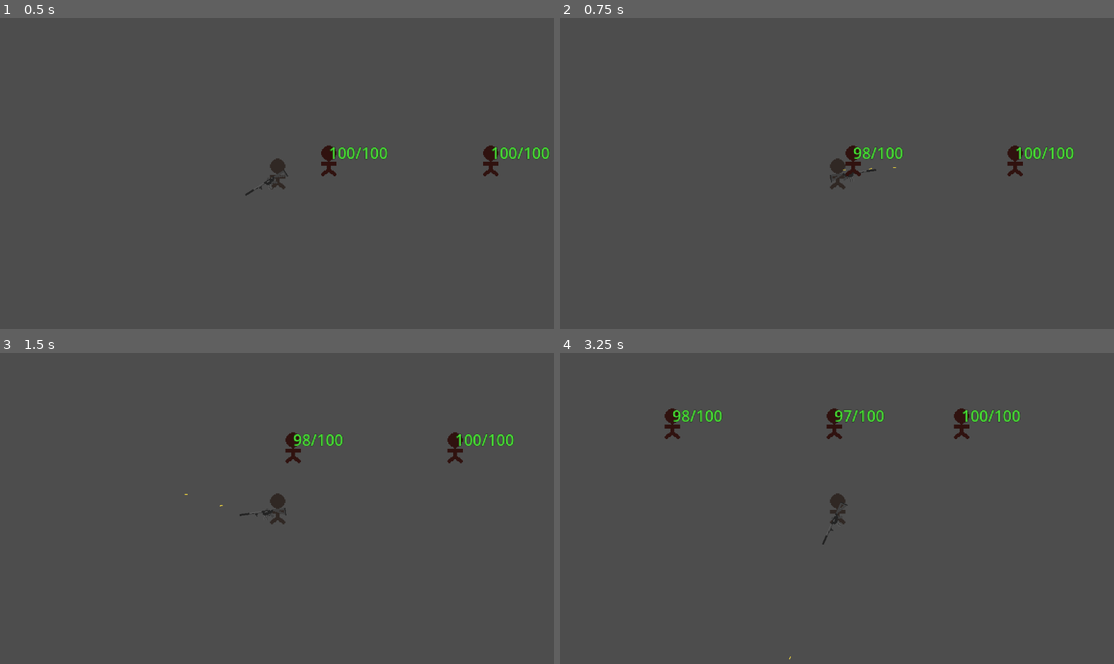
Above: before the commit, frames 1-4 (two rows, left to right).
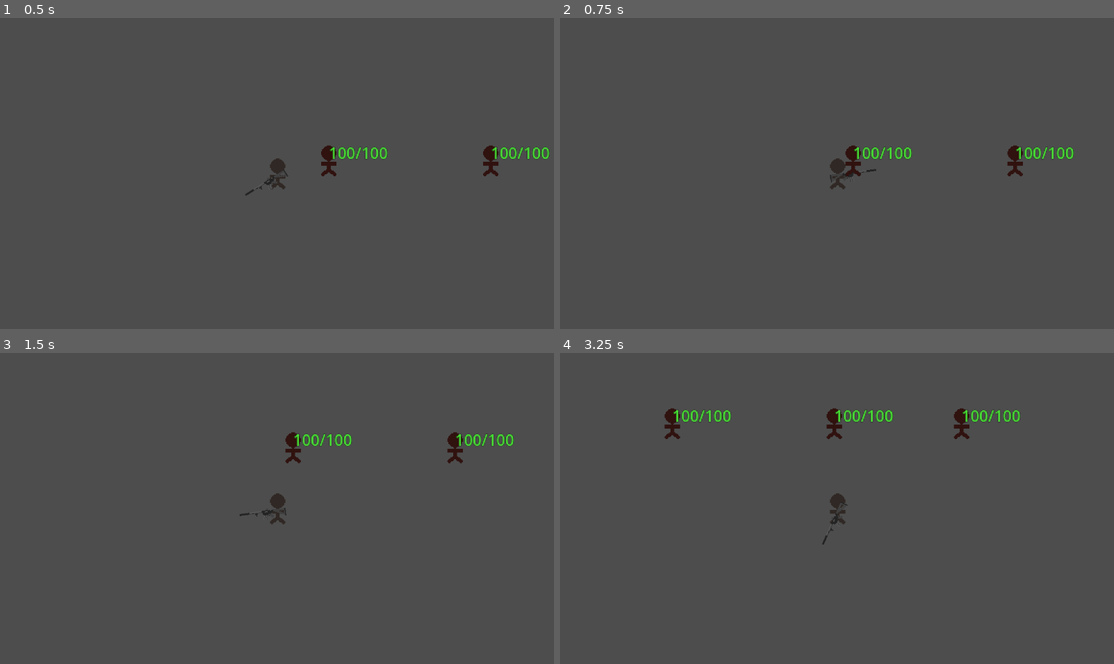
Above: after the commit, the same moments.

Repository: ExHilEr8/Personal-Game-Jam
Game: Godot game, scene res://scenes/main.tscn
Same seed, same stepped clock (60 frames per second), same inputs: the game is played once before the commit and once after it. Sound files missing from this copy of the repository are replaced by a short silence.
Inputs (mouse positions are in pixels of both pictures, inside the frame that each line leads up to):
- Up to frame 1 (0.5 s): no input
- Up to frame 2 (0.75 s): tap Enter at 0.5 s; move the mouse to (958, 157) at 0.52 s; press the mouse at (958, 157) at 0.53 s; hold D (move_right) from 0.53 s (still down)
- Up to frame 3 (1.5 s): tap Space at 1.25 s; move the mouse to (166, 524) at 1.27 s; release D (move_right) at 1.28 s; release the mouse at (166, 524) at 1.28 s; hold S (move_down) from 1.28 s (still down); click (166, 524) at 1.35 s
- Up to frame 4 (3.25 s): move the mouse to (892, 440) at 2.02 s; release S (move_down) at 2.03 s; press the mouse at (892, 440) at 2.03 s; hold D (move_right) 2.03-2.78 s; tap Enter at 2.75 s; move the mouse to (809, 570) at 2.77 s; release the mouse at (809, 570) at 2.78 s; hold W (move_up) from 2.78 s (still down); click (809, 570) at 2.85 s

Frame 1 is identical in both runs. In frame 2, 0.2% of the frame differs, in the area x 51-64%, y 41-50%; in frame 3, 0.2%; in frame 4, 0.4%, in the area x 20-61%, y 18-99%.
Error after the commit: Parse Error: Identifier "time_to_last_shot" not declared in the current scope. (res://scenes/Weapon.gd:334)

Commit message:
Rearranged Weapon.gd

Diff:
--- a/scenes/Weapon.gd
+++ b/scenes/Weapon.gd
@@ -20,6 +20,7 @@
 @export_subgroup("Projectile Options")
 @export var projectile_even_spread: bool = false
 @export var is_hitscan: bool = false
+@export_subgroup("Hitscan Misc Options")
 @export var hitscan_ray_length: float = float(2000)
 @export var hitscan_collision_mask: int = CollisionConstants.get_final_layer([CollisionConstants.ENEMY, CollisionConstants.WALL])
 @export var hitscan_custom_instance_point: Vector2 = Vector2(0,0)
@@ -42,11 +43,11 @@
 
 @export_group("Misc")
 @export var allow_queued_firing: bool = true
-@export var queue_firing_delay: float = float(0.1) :
+@export var time_left_to_queue: float = float(0.1) :
 	get:
-		return queue_firing_delay
+		return time_left_to_queue
 	set(value):
-		queue_firing_delay = clamp(float(value), float(0), float(1))
+		time_left_to_queue = clamp(float(value), float(0), float(1))
 
 @export_category("Resources")
 @export var physics_projectile: PackedScene
@@ -166,25 +167,24 @@
 func try_fire():
 	determine_can_fire()
 
-	if is_burst_fire == true:
-		burst_fire()
-	else:
-		regular_fire()
+	if can_fire == true:
+		if is_burst_fire == true:
+			burst_fire()
+		else:
+			regular_fire()
 
 func burst_fire():
-	if(can_fire == true):
-		is_bursting = true
-
-		for n in (burst_amount):
-			shoot()
-			burst_timer.start(burst_fire_rate)
-			await burst_timer.timeout
-
-		is_bursting = false
+	is_bursting = true
+
+	for n in (burst_amount):
+		shoot()
+		burst_timer.start(burst_fire_rate)
+		await burst_timer.timeout
+
+	is_bursting = false
 
 func regular_fire():
-	if(can_fire == true):
-		shoot()
+	shoot()
 
 func shoot():
 	var spread_increment = (PI * (1 - initial_accuracy)) / projectile_count
@@ -207,26 +207,26 @@
 	#	I'm overlooking at the time of coding
 	rotation_param += spread_increment / 2
 
-	var pass_charge = float(1)
+	var projectile_charge = float(1)
 
 	if is_charge_fire == true:
-		pass_charge = current_charge
+		projectile_charge = current_charge
 
 	if(is_hitscan == true):
 		for n in hitscan_raycasts.size():
 			if projectile_even_spread == true:
-				fire_hitscan(hitscan_raycasts[n], hitscan_projectile_instances[n], rotation_param, pass_charge)
+				fire_hitscan(hitscan_raycasts[n], hitscan_projectile_instances[n], rotation_param, projectile_charge)
 				rotation_param += spread_increment
 			else:
-				fire_hitscan(hitscan_raycasts[n], hitscan_projectile_instances[n], apply_accuracy(hitscan_raycasts[n].rotation, initial_accuracy), pass_charge)
+				fire_hitscan(hitscan_raycasts[n], hitscan_projectile_instances[n], apply_accuracy(hitscan_raycasts[n].rotation, initial_accuracy), projectile_charge)
 
 	else:
 		for n in projectile_count:
 			if projectile_even_spread == true:
-				fire_projectile(physics_projectile, $BulletInstancePoint.get_global_position(), rotation_param, pass_charge)
+				fire_projectile(physics_projectile, $BulletInstancePoint.get_global_position(), rotation_param, projectile_charge)
 				rotation_param += spread_increment
 			else:
-				fire_projectile(physics_projectile, $BulletInstancePoint.get_global_position(), apply_accuracy(get_global_rotation(), initial_accuracy), pass_charge)
+				fire_projectile(physics_projectile, $BulletInstancePoint.get_global_position(), apply_accuracy(get_global_rotation(), initial_accuracy), projectile_charge)
 
 	fire_rate_timer.start(fire_rate)
 
@@ -239,8 +239,9 @@
 	projectile_instance.position = projectile_start_point
 	projectile_instance.rotation = projectile_rotation
 	projectile_instance.charge = projectile_charge
+	get_tree().get_root().add_child(projectile_instance)
+
 	projectile_instance.apply_impulse(Vector2(projectile_instance.projectile_speed, 0).rotated(projectile_instance.rotation), Vector2())
-	get_tree().get_root().add_child(projectile_instance)
 
 	projectile_instance.enemy_hit.connect(_on_enemy_hit)
 	projectile_instance.enemy_exit.connect(_on_enemy_exit)
@@ -280,6 +281,25 @@
 	ray.clear_exceptions()
 	magazine_count -= projectile.ammo_per_shot
 
+func determine_can_fire():
+	can_fire = true
+
+	if(is_reloading == true):
+		can_fire = false
+		return
+
+	elif(is_bursting == true):
+		can_fire = false
+		return
+
+	elif(magazine_count == 0):
+		can_fire = false
+		return
+
+	elif(fire_rate_timer.time_left > 0):
+		can_fire = false
+		return
+
 func damage_enemy(enemy, damage) -> void:
 	enemy.take_damage(damage)
 
@@ -287,6 +307,10 @@
 	var rad_offset = PI * (1 - accuracy)
 	return randf_range(initial_rotation - rad_offset, initial_rotation + rad_offset)
 
+func start_reload():
+	reload_timer.start(reload_time)
+	is_reloading = true
+
 func _reload_timer_finished():
 	reload()
 
@@ -306,28 +330,8 @@
 	print("reloaded", magazine_count, "/", magazine_size)
 	print("reserve ammo", reserve_ammo)
 
-func start_reload():
-	reload_timer.start(reload_time)
-	is_reloading = true
-
-func determine_can_fire():
-	can_fire = true
-
-	if(is_reloading == true):
-		can_fire = false
-		return
-
-	elif(is_bursting == true):
-		can_fire = false
-		return
-
-	elif(magazine_count == 0):
-		can_fire = false
-		return
-
-	elif(fire_rate_timer.time_left > 0):
-		can_fire = false
-		return
+func reset_time_to_last_shot():
+	time_to_last_shot = float(0)
 
 func initialize_general_timer() -> Timer:
 	var timer = Timer.new()
@@ -350,7 +354,7 @@
 
 
 ###############################
-##### SIGNAL CONNECTIONS ######
+# EXTERNAL SIGNAL CONNECTIONS #
 ###############################
 
 func _on_enemy_hit(hit_position: Vector2, enemy: Node, projectile):
